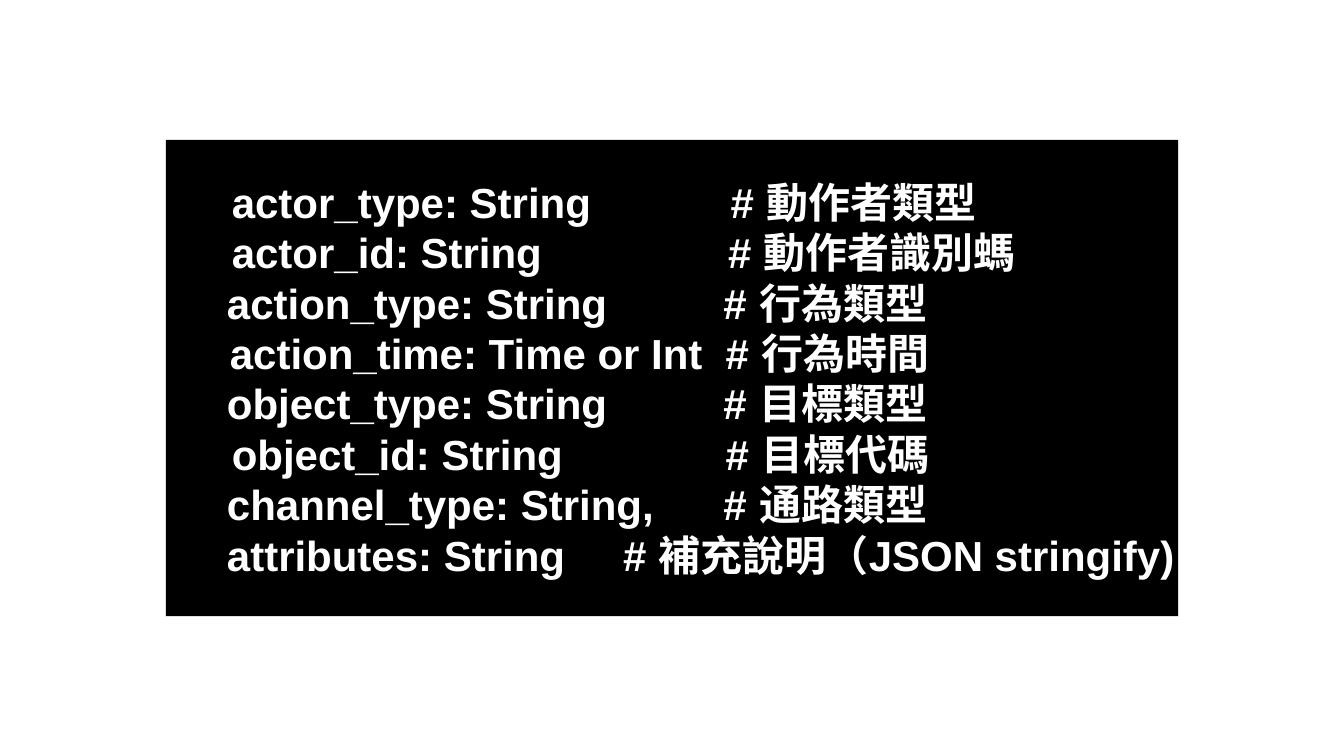
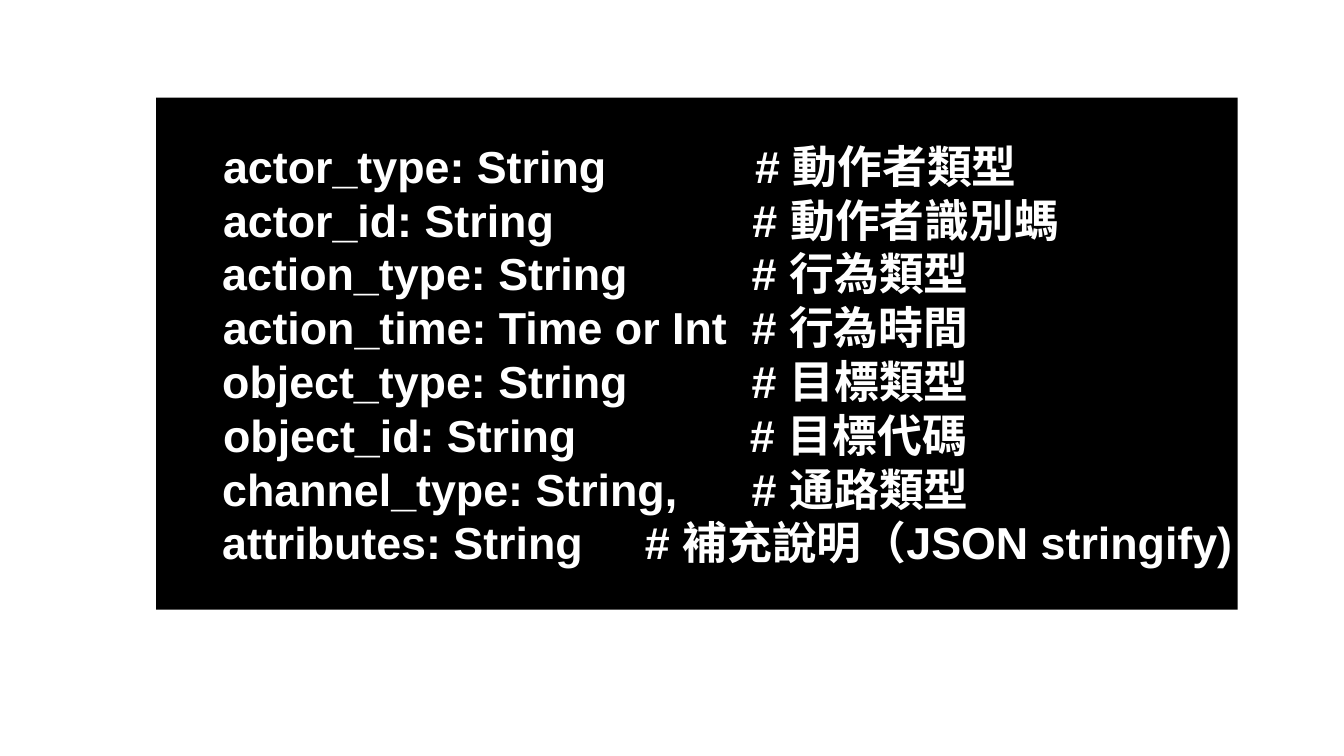
Before and after one commit to cathaylab/sharing, a slide deck: slide 15 of 2016.12.09-Platform/platform.pptx (slide 16 before the commit). Drawn at 1344x756 pixels with LibreOffice and Linux fonts; fonts in the diff are those of the drawing. Boxes give left, top, right and bottom in pixels: in the first picture for what was removed or moved away, otherwise in the second. Text is boxed around its words. In the diff, an @@ line names an element or a change of style, - is before the commit and + after.

```diff
--- a/2016.12.09-Platform/platform.pptx
+++ b/2016.12.09-Platform/platform.pptx
@@ rectangle "actor_type: String # 動作者類型" resized from (x1=166, y1=140, x2=1178, y2=616) to (x1=156, y1=98, x2=1238, y2=610) @@
@@ rectangle "actor_type: String # 動作者類型" at (x1=156, y1=98, x2=1238, y2=610): size 60 to 64 pt @@
```
Also in this commit, not shown: 13 other slides changed, 2 slides added, 1 other file.
